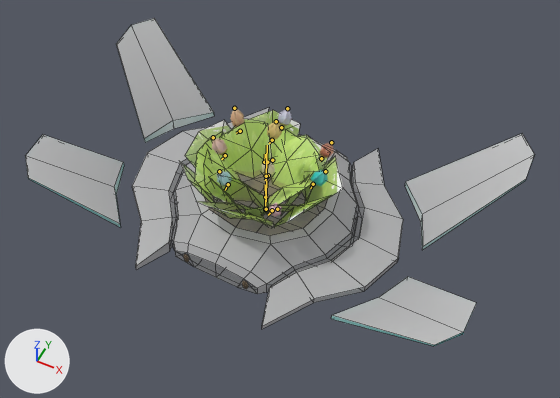
The FBX model Assets/HelloPico2/Data/Model/Prop/Prop_GardenFlowerAnim.fbx as it was, and as the next commit left it.
Both versions are drawn from a 50 mm lens placed at (0.653, -1.221, 1.591), pointed at (0.052, -0.018, 0.087). Every picture has the same lights, and +X, +Y and +Z are marked at lower left. Both versions are drawn at frame 2 of the action 'Take 001'; the numbers are the values there. The bones that bend it are drawn over the model as lines. Mesh edges are drawn as thin lines on the coarser meshes.

In view in the first picture: 'CharFishGroupRigRef_FlowerGroupMesh', 'CharFishGroupRigRef_GardenDiscMesh', 'CharFishGroupRigRef_GardenRockMesh', 'CharFishGroupRigRef_GardenWingMesh'.
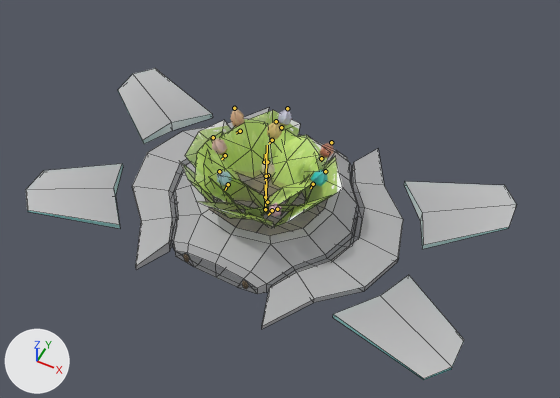
Boxes [x1, y1, x2, y2] around the edits, measured in the pictures (560 x 398 px):
'CharFishGroupRigRef_GardenWingMesh', posed: before [25, 18, 534, 346]; after [26, 68, 517, 380]
bone 'CharFishGroupRigRef_M_WingRoot', root to tip: before (266, 209) to (266, 209); after (265, 209) to (265, 209)
bone 'CharFishGroupRigRef_M_WingTip', root to tip: before (272, 160) to (272, 160); after (267, 202) to (267, 202)

Edits to the bpy script that builds the scene:
```text
Change bone_charfishgrouprigref_m_wingroot:
    where bone_charfishgrouprigref_m_wingroot = bpy.data.objects['CharFishGroupRigRef_FGCon'].pose.bones['CharFishGroupRigRef_M_WingRoot']  # child of 'CharFishGroupRigRef_M_WingCore'
    bone_charfishgrouprigref_m_wingroot.location: (-0.04, -0.19, -0.3) -> (-0.01, -0.05, -0.08)
    bone_charfishgrouprigref_m_wingroot.rotation_quaternion: (1.0, 0.01, -0.008, -0.002) -> (1.0, 0.002, -0.002, -0.001)  # degrees (1, -1, 0) -> degrees (0, 0, 0)
Change bone_charfishgrouprigref_m_wingtip:
    where bone_charfishgrouprigref_m_wingtip = bpy.data.objects['CharFishGroupRigRef_FGCon'].pose.bones['CharFishGroupRigRef_M_WingTip']  # child of 'CharFishGroupRigRef_M_WingCore'
    bone_charfishgrouprigref_m_wingtip.location: (-0.05, 15.0, -4.5) -> (-0.01, 1.88, -1.12)
    bone_charfishgrouprigref_m_wingtip.rotation_quaternion: (0.997, 0.083, -0.003, 0.002) -> (1.0, 0.021, -0.001, 0.001)  # degrees (9, 0, 0) -> degrees (2, 0, 0)
```
